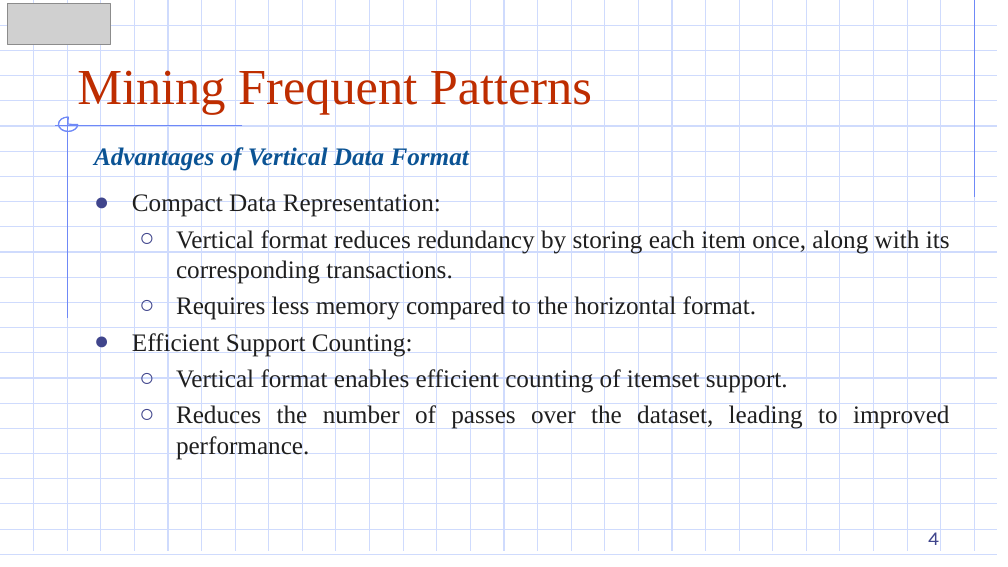
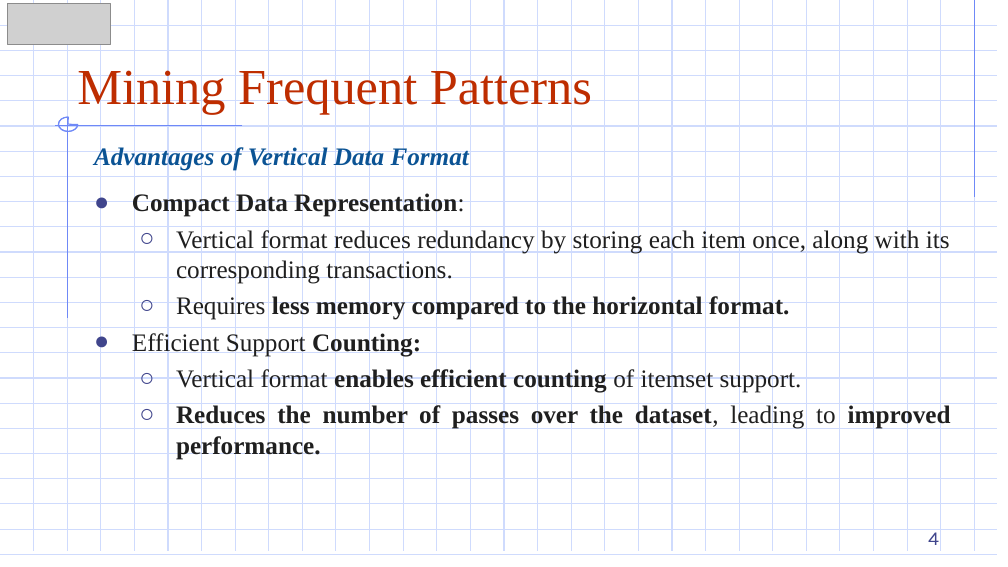
Before and after one commit to DazielNguyen/DBM302m, a slide deck: slide 4 of slides/Chapter 03/3.4 Mining Frequent Patterns by Exploring Vertical Data Format.pptx. Drawn at 1008x567 pixels with LibreOffice and Linux fonts; fonts in the diff are those of the drawing; grey boxes stand for pictures. Boxes give left, top, right and bottom in pixels: in the first picture for what was removed or moved away, otherwise in the second. Text is boxed around its words. In the diff, an @@ line names an element or a change of style, - is before the commit and + after.

```diff
--- a/slides/Chapter 03/3.4 Mining Frequent Patterns by Exploring Vertical Data Format.pptx
+++ b/slides/Chapter 03/3.4 Mining Frequent Patterns by Exploring Vertical Data Format.pptx
@@ text at [132, 191, 951, 460]: bold on in "Compact Data Representation:", "less memory compared to the horizontal format.", "Counting:", "enables efficient counting" and 1 more places @@
```
Also in this commit, not shown: 2 other slides changed, 38 other files.
